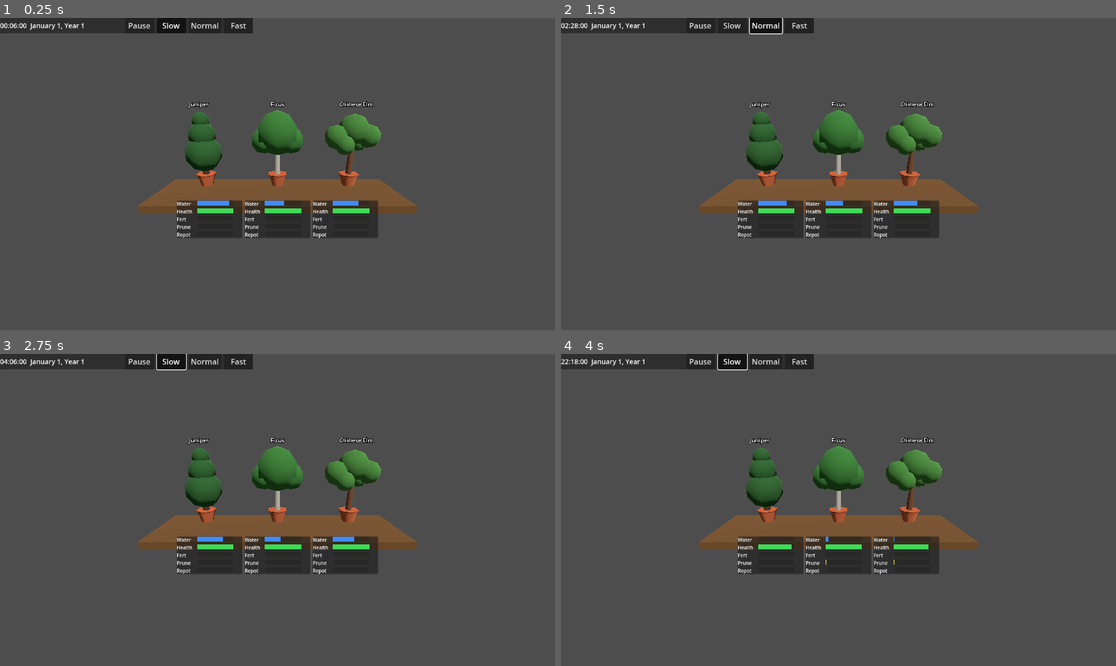
Above: before the commit, frames 1-4 (two rows, left to right).
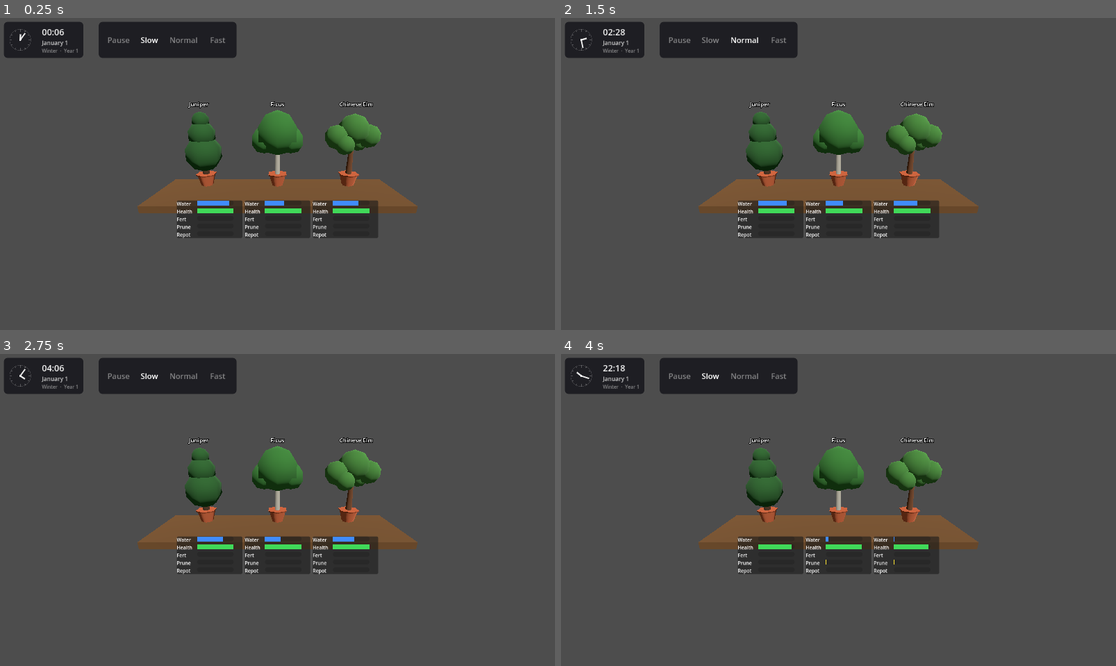
Above: after the commit, the same moments.

Repository: TrineVester/be-bonsai
Game: Godot game, scene res://scenes/main/Main.tscn
Two runs of this game, one before a commit and one after it. Both use one fixed random seed, a clock stepped at 60 frames per second and the inputs below.
Inputs:
- Up to frame 1 (0.25 s): no input
- Up to frame 2 (1.5 s): click "Normal" at 0.5 s; click "Normal" at 1.25 s
- Up to frame 3 (2.75 s): click "Slow" at 2 s
- Up to frame 4 (4 s): click "Fast" at 2.75 s; click "Slow" at 3.5 s

The runs differ from the first frame. In frame 1, 4.0% of the frame differs, in the area x 0-46%, y 0-13%; in frame 2, 4.0%; in frame 3, 4.0%; in frame 4, 4.0%.

Commit message:
Clean up time interface
Co-authored-by: Copilot <copilot@github.com>

Diff:
--- /dev/null
+++ b/scenes/main/AnalogClock.gd
@@ -0,0 +1,34 @@
+class_name AnalogClock
+extends Control
+
+
+func _process(_delta: float) -> void:
+	queue_redraw()
+
+
+func _draw() -> void:
+	var center := size / 2.0
+	var r      := minf(size.x, size.y) / 2.0 - 2.0
+	var white  := Color(1.0, 1.0, 1.0, 0.90)
+	var dim    := Color(1.0, 1.0, 1.0, 0.25)
+
+	draw_arc(center, r, 0.0, TAU, 64, Color(1.0, 1.0, 1.0, 0.15), 1.0)
+
+	for h in 12:
+		var angle := h / 12.0 * TAU - PI * 0.5
+		var dir   := Vector2(cos(angle), sin(angle))
+		var len   := 5.0 if (h % 3 == 0) else 3.0
+		draw_line(center + dir * (r - len), center + dir * r, dim, 1.5)
+
+	var hour   := GameClock.get_hour() % 12
+	var minute := GameClock.get_minute()
+
+	var h_angle := (float(hour) + float(minute) / 60.0) / 12.0 * TAU - PI * 0.5
+	draw_line(center, center + Vector2(cos(h_angle), sin(h_angle)) * r * 0.5,
+			white, 2.0, true)
+
+	var m_angle := float(minute) / 60.0 * TAU - PI * 0.5
+	draw_line(center, center + Vector2(cos(m_angle), sin(m_angle)) * r * 0.75,
+			white, 1.5, true)
+
+	draw_circle(center, 2.0, white)
--- /dev/null
+++ b/scenes/main/CalendarPage.gd
@@ -0,0 +1,42 @@
+class_name CalendarPage
+extends VBoxContainer
+
+const SEASON_NAMES := ["Winter", "Spring", "Summer", "Autumn"]
+
+var _time_label: Label
+var _date_label: Label
+var _sub_label: Label
+
+
+func _ready() -> void:
+	alignment = BoxContainer.ALIGNMENT_CENTER
+	add_theme_constant_override("separation", 1)
+
+	_time_label = Label.new()
+	_time_label.add_theme_font_size_override("font_size", 18)
+	_time_label.add_theme_color_override("font_color", Color(1.0, 1.0, 1.0, 0.95))
+	add_child(_time_label)
+
+	_date_label = Label.new()
+	_date_label.add_theme_font_size_override("font_size", 12)
+	_date_label.add_theme_color_override("font_color", Color(1.0, 1.0, 1.0, 0.75))
+	add_child(_date_label)
+
+	_sub_label = Label.new()
+	_sub_label.add_theme_font_size_override("font_size", 10)
+	_sub_label.add_theme_color_override("font_color", Color(1.0, 1.0, 1.0, 0.45))
+	add_child(_sub_label)
+
+
+func _process(_delta: float) -> void:
+	_time_label.text = "%02d:%02d" % [GameClock.get_hour(), GameClock.get_minute()]
+	_date_label.text = "%s %d" % [GameClock.MONTH_NAMES[GameClock.get_month() - 1], GameClock.get_day()]
+	_sub_label.text  = "%s  ·  Year %d" % [_get_season_name(), GameClock.get_year()]
+
+
+func _get_season_name() -> String:
+	var m := GameClock.get_month()
+	if m in [12, 1, 2]: return SEASON_NAMES[0]
+	if m in [3, 4, 5]:  return SEASON_NAMES[1]
+	if m in [6, 7, 8]:  return SEASON_NAMES[2]
+	return SEASON_NAMES[3]
--- a/scenes/main/Main.gd
+++ b/scenes/main/Main.gd
@@ -15,7 +15,8 @@
 var _action_panel: PanelContainer
 var _tree_overlays: Array[Control] = []
 var _stat_bars: Array[Dictionary] = []
-var _clock_label: Label
+var _analog_clock: Control
+var _calendar_page: Control
 
 
 func _ready() -> void:
@@ -30,8 +31,6 @@
 	var dt := GameClock.get_scaled_delta(delta)
 	for tree: TreeData in _trees:
 		tree.on_time_passed(dt)
-
-	_clock_label.text = "%s  %s" % [GameClock.get_time_string(), GameClock.get_date_string()]
 
 	var camera := get_viewport().get_camera_3d()
 	for i in 3:
@@ -134,31 +133,97 @@
 
 
 func _build_top_bar(canvas: CanvasLayer) -> void:
-	var panel := PanelContainer.new()
-	panel.set_anchors_and_offsets_preset(Control.PRESET_TOP_LEFT)
-	canvas.add_child(panel)
-
-	var hbox := HBoxContainer.new()
-	hbox.add_theme_constant_override("separation", 6)
-	panel.add_child(hbox)
-
-	_clock_label = Label.new()
-	_clock_label.add_theme_font_size_override("font_size", 14)
-	_clock_label.custom_minimum_size.x = 240
-	hbox.add_child(_clock_label)
+	var outer := HBoxContainer.new()
+	outer.set_anchors_and_offsets_preset(Control.PRESET_TOP_LEFT)
+	outer.add_theme_constant_override("separation", 8)
+	outer.offset_left = 8.0
+	outer.offset_top  = 8.0
+	canvas.add_child(outer)
+
+	var card := PanelContainer.new()
+	var card_style := StyleBoxFlat.new()
+	card_style.bg_color            = Color(0.08, 0.08, 0.10, 0.82)
+	card_style.corner_radius_top_left     = 8
+	card_style.corner_radius_top_right    = 8
+	card_style.corner_radius_bottom_left  = 8
+	card_style.corner_radius_bottom_right = 8
+	card_style.content_margin_left   = 10.0
+	card_style.content_margin_right  = 10.0
+	card_style.content_margin_top    = 8.0
+	card_style.content_margin_bottom = 8.0
+	card.add_theme_stylebox_override("panel", card_style)
+	outer.add_child(card)
+
+	var card_hbox := HBoxContainer.new()
+	card_hbox.alignment = BoxContainer.ALIGNMENT_CENTER
+	card_hbox.add_theme_constant_override("separation", 10)
+	card.add_child(card_hbox)
+
+	_analog_clock = AnalogClock.new()
+	_analog_clock.custom_minimum_size = Vector2(48.0, 48.0)
+	card_hbox.add_child(_analog_clock)
+
+	var divider := ColorRect.new()
+	divider.color = Color(1.0, 1.0, 1.0, 0.12)
+	divider.custom_minimum_size = Vector2(1.0, 36.0)
+	card_hbox.add_child(divider)
+
+	_calendar_page = CalendarPage.new()
+	card_hbox.add_child(_calendar_page)
 
 	var sep := Control.new()
-	sep.custom_minimum_size.x = 8
-	hbox.add_child(sep)
+	sep.custom_minimum_size.x = 16.0
+	outer.add_child(sep)
+
+	var speed_card := PanelContainer.new()
+	speed_card.add_theme_stylebox_override("panel", card_style)
+	outer.add_child(speed_card)
+
+	var speed_hbox := HBoxContainer.new()
+	speed_hbox.alignment = BoxContainer.ALIGNMENT_CENTER
+	speed_hbox.add_theme_constant_override("separation", 4)
+	speed_card.add_child(speed_hbox)
 
 	var speed_options: Array = [["Pause", 0.0], ["Slow", 1440.0], ["Normal", 8640.0], ["Fast", 86400.0]]
+
+	var style_normal := StyleBoxFlat.new()
+	style_normal.bg_color = Color(0.0, 0.0, 0.0, 0.0)
+	style_normal.corner_radius_top_left     = 5
+	style_normal.corner_radius_top_right    = 5
+	style_normal.corner_radius_bottom_left  = 5
+	style_normal.corner_radius_bottom_right = 5
+	style_normal.content_margin_left   = 8.0
+	style_normal.content_margin_right  = 8.0
+	style_normal.content_margin_top    = 4.0
+	style_normal.content_margin_bottom = 4.0
+
+	var style_pressed := StyleBoxFlat.new()
+	style_pressed.bg_color = Color(1.0, 1.0, 1.0, 0.12)
+	style_pressed.corner_radius_top_left     = 5
+	style_pressed.corner_radius_top_right    = 5
+	style_pressed.corner_radius_bottom_left  = 5
+	style_pressed.corner_radius_bottom_right = 5
+	style_pressed.content_margin_left   = 8.0
+	style_pressed.content_margin_right  = 8.0
+	style_pressed.content_margin_top    = 4.0
+	style_pressed.content_margin_bottom = 4.0
+
 	for entry: Array in speed_options:
 		var btn := Button.new()
 		btn.text = entry[0]
-		btn.custom_minimum_size = Vector2(60, 32)
+		btn.custom_minimum_size = Vector2(58, 30)
 		btn.toggle_mode = true
+		btn.flat = true
+		btn.add_theme_stylebox_override("normal",        style_normal)
+		btn.add_theme_stylebox_override("hover",         style_normal)
+		btn.add_theme_stylebox_override("pressed",       style_pressed)
+		btn.add_theme_stylebox_override("focus",         style_normal)
+		btn.add_theme_color_override("font_color",              Color(1.0, 1.0, 1.0, 0.45))
+		btn.add_theme_color_override("font_hover_color",        Color(1.0, 1.0, 1.0, 0.75))
+		btn.add_theme_color_override("font_pressed_color",      Color(1.0, 1.0, 1.0, 1.00))
+		btn.add_theme_color_override("font_focus_color",        Color(1.0, 1.0, 1.0, 0.45))
 		btn.pressed.connect(GameClock.set_speed.bind(entry[1]))
-		hbox.add_child(btn)
+		speed_hbox.add_child(btn)
 		_speed_buttons.append(btn)
 
 
Not shown, added: scenes/main/AnalogClock.gd.uid
Not shown, added: scenes/main/CalendarPage.gd.uid
